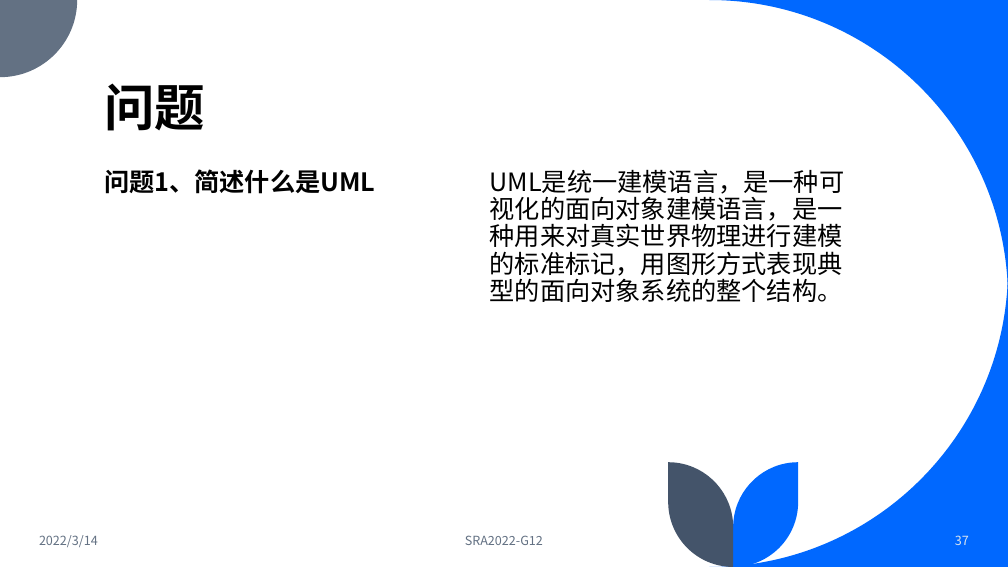
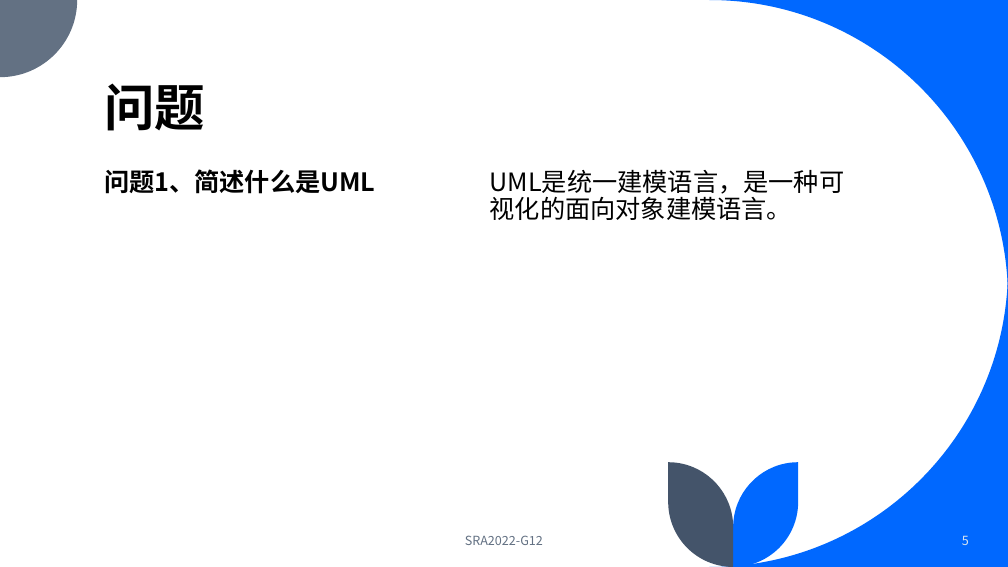
Before and after one commit to dreamtrueqaq/SRA2022-G12, a slide deck: slide 5 of 非受控文档/翻转课堂/UML概述.pptx (slide 37 before the commit). Drawn at 1008x567 pixels with LibreOffice and Linux fonts; fonts in the diff are those of the drawing. Boxes give left, top, right and bottom in pixels: in the first picture for what was removed or moved away, otherwise in the second. Text is boxed around its words. In the diff, an @@ line names an element or a change of style, - is before the commit and + after.

```diff
--- a/非受控文档/翻转课堂/UML概述.pptx
+++ b/非受控文档/翻转课堂/UML概述.pptx
@@ text at bbox=[490, 169, 845, 220]: text changed @@
-UML是统一建模语言，是一种可视化的面向对象建模语言，是一种用来对真实世界物理进行建模的标准标记，用图形方式表现典型的面向对象系统的整个结构。
+UML是统一建模语言，是一种可视化的面向对象建模语言。
@@ text removed at bbox=[39, 535, 98, 547] @@
-2022/3/14
@@ page number at bbox=[962, 535, 969, 545]: text changed @@
-37
+5
```
Also in this commit, not shown: 33 other slides changed, 3 other files.
